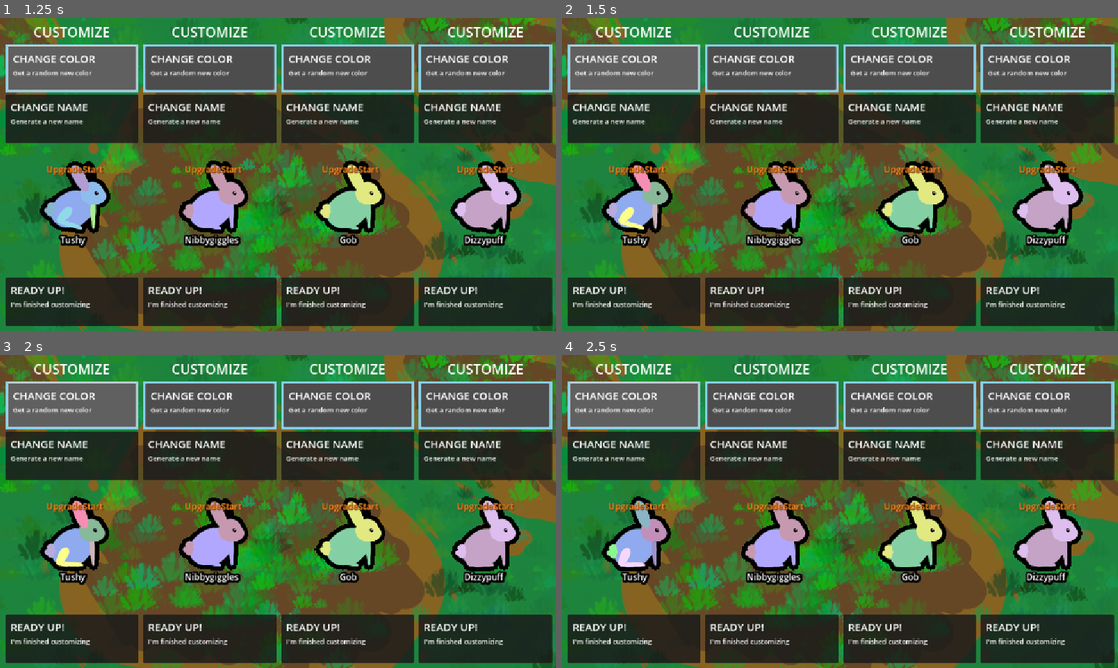
Above: before the commit, frames 1-4 (two rows, left to right).
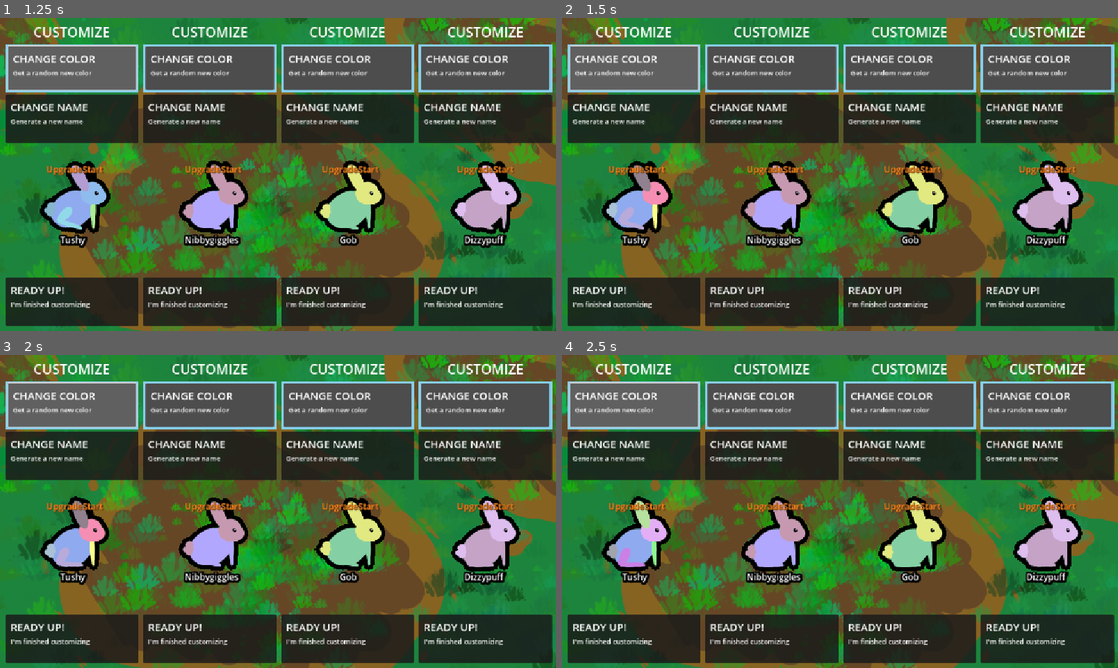
Above: after the commit, the same moments.

Repository: Galitie/tm2
Game: Godot game, scene res://test_scene.tscn
The game is run twice, just before and just after one commit, with the same random seed, the same clock (stepped at 60 frames per second) and the same inputs. Sound files missing from this copy of the repository are replaced by a short silence.
Inputs (mouse positions are in pixels of both pictures, inside the frame that each line leads up to):
- Up to frame 1 (1.25 s): click (72, 68) at 0.52 s
- Up to frame 2 (1.5 s): click (634, 68) at 1.27 s
- Up to frame 3 (2 s): no input
- Up to frame 4 (2.5 s): click (634, 405) at 2.02 s

Frame 1 is identical in both runs. In frame 2, 0.6% of the frame differs, in the area x 10-20%, y 47-68%; in frame 3, 0.6%; in frame 4, 0.6%, in the area x 8-19%, y 46-68%.

Commit message:
Glasses and cape accessories

Diff:
--- a/Cards/Resources/bigger_poops.tres
+++ b/Cards/Resources/bigger_poops.tres
@@ -1,5 +1,7 @@
-[gd_resource type="Resource" script_class="CardResourceScript" load_steps=3 format=3 uid="uid://d1mv22yolom78"]
+[gd_resource type="Resource" script_class="CardResourceScript" load_steps=4 format=3 uid="uid://d1mv22yolom78"]
 
+[ext_resource type="Script" uid="uid://bba020kqbcn8s" path="res://monster_part.gd" id="1_gc576"]
+[ext_resource type="Resource" uid="uid://dgyxeojlk6n8p" path="res://parts/monocle.tres" id="2_1evad"]
 [ext_resource type="Script" uid="uid://bfco2om6esxdu" path="res://Cards/card_info.gd" id="2_gc576"]
 
 [resource]
@@ -10,6 +12,7 @@
 state_id = "larger_poops"
 unique = true
 remove_specific_states = Array[int]([])
+parts_and_acc = Array[ExtResource("1_gc576")]([ExtResource("2_1evad")])
 attribute_1 = 0
 attribute_label_1 = ""
 attribute_amount_1 = 0
--- a/Cards/Resources/bite_lifesteal.tres
+++ b/Cards/Resources/bite_lifesteal.tres
@@ -1,7 +1,8 @@
-[gd_resource type="Resource" script_class="CardResourceScript" load_steps=3 format=3 uid="uid://3aquqn25lskq"]
+[gd_resource type="Resource" script_class="CardResourceScript" load_steps=4 format=3 uid="uid://3aquqn25lskq"]
 
 [ext_resource type="Script" uid="uid://bba020kqbcn8s" path="res://monster_part.gd" id="1_bl12o"]
 [ext_resource type="Script" uid="uid://bfco2om6esxdu" path="res://Cards/card_info.gd" id="1_syuw0"]
+[ext_resource type="Resource" uid="uid://bx10i1gwu4ue5" path="res://parts/vampire_cape.tres" id="2_0blak"]
 
 [resource]
 script = ExtResource("1_syuw0")
@@ -11,7 +12,7 @@
 state_id = "bitelifesteal"
 unique = true
 remove_specific_states = Array[int]([])
-parts_and_acc = Array[ExtResource("1_bl12o")]([])
+parts_and_acc = Array[ExtResource("1_bl12o")]([ExtResource("2_0blak")])
 attribute_1 = 3
 attribute_label_1 = "BASE DMG"
 attribute_amount_1 = 3
--- a/Cards/Resources/blocker.tres
+++ b/Cards/Resources/blocker.tres
@@ -1,6 +1,8 @@
-[gd_resource type="Resource" script_class="CardResourceScript" load_steps=3 format=3 uid="uid://dowb4h6fynu1t"]
+[gd_resource type="Resource" script_class="CardResourceScript" load_steps=4 format=3 uid="uid://dowb4h6fynu1t"]
 
+[ext_resource type="Script" uid="uid://bba020kqbcn8s" path="res://monster_part.gd" id="1_14mfg"]
 [ext_resource type="Script" uid="uid://bfco2om6esxdu" path="res://Cards/card_info.gd" id="2_14mfg"]
+[ext_resource type="Resource" uid="uid://cnbvwuuu8otcb" path="res://parts/turtle_shell.tres" id="2_af6g1"]
 
 [resource]
 script = ExtResource("2_14mfg")
@@ -10,6 +12,7 @@
 state_id = "blocker"
 unique = false
 remove_specific_states = Array[int]([])
+parts_and_acc = Array[ExtResource("1_14mfg")]([ExtResource("2_af6g1")])
 attribute_1 = 0
 attribute_label_1 = ""
 attribute_amount_1 = 0
--- a/Cards/Resources/double_dmg.tres
+++ b/Cards/Resources/double_dmg.tres
@@ -1,5 +1,7 @@
-[gd_resource type="Resource" script_class="CardResourceScript" load_steps=3 format=3 uid="uid://d4m0ycr7geqti"]
+[gd_resource type="Resource" script_class="CardResourceScript" load_steps=4 format=3 uid="uid://d4m0ycr7geqti"]
 
+[ext_resource type="Script" uid="uid://bba020kqbcn8s" path="res://monster_part.gd" id="1_pyie5"]
+[ext_resource type="Resource" uid="uid://bbl3gfk2tdsed" path="res://parts/sick_shades.tres" id="2_2hs6l"]
 [ext_resource type="Script" uid="uid://bfco2om6esxdu" path="res://Cards/card_info.gd" id="2_pyie5"]
 
 [resource]
@@ -10,6 +12,7 @@
 state_id = "dbl_dmg"
 unique = true
 remove_specific_states = Array[int]([])
+parts_and_acc = Array[ExtResource("1_pyie5")]([ExtResource("2_2hs6l")])
 attribute_1 = 0
 attribute_label_1 = ""
 attribute_amount_1 = 0
--- a/Cards/Resources/focused.tres
+++ b/Cards/Resources/focused.tres
@@ -1,6 +1,8 @@
-[gd_resource type="Resource" script_class="CardResourceScript" load_steps=3 format=3 uid="uid://cr0ughlj0g43p"]
+[gd_resource type="Resource" script_class="CardResourceScript" load_steps=4 format=3 uid="uid://cr0ughlj0g43p"]
 
+[ext_resource type="Script" uid="uid://bba020kqbcn8s" path="res://monster_part.gd" id="1_k72it"]
 [ext_resource type="Script" uid="uid://bfco2om6esxdu" path="res://Cards/card_info.gd" id="1_lnc4m"]
+[ext_resource type="Resource" uid="uid://cwa076t5bv4ir" path="res://parts/fat_mallard.tres" id="2_2buue"]
 
 [resource]
 script = ExtResource("1_lnc4m")
@@ -10,6 +12,7 @@
 state_id = ""
 unique = true
 remove_specific_states = Array[int]([2])
+parts_and_acc = Array[ExtResource("1_k72it")]([ExtResource("2_2buue")])
 attribute_1 = 0
 attribute_label_1 = ""
 attribute_amount_1 = 0
--- a/bunny.tscn
+++ b/bunny.tscn
@@ -9,9 +9,11 @@
 [ext_resource type="Texture2D" uid="uid://k34rdlg3wyet" path="res://parts/bunny_eye.png" id="6_jsbfh"]
 [ext_resource type="Shader" uid="uid://3uoclq0ivabh" path="res://back.gdshader" id="6_vonwv"]
 [ext_resource type="Texture2D" uid="uid://d0olomib4o3l5" path="res://parts/bunny_hindleg.png" id="7_qx6ai"]
+[ext_resource type="Texture2D" uid="uid://csfnvshi7c1bf" path="res://parts/monocle.png" id="8_6sma1"]
 [ext_resource type="Texture2D" uid="uid://c7b3youy14o4l" path="res://parts/bunny_tail.png" id="8_jsbfh"]
 [ext_resource type="AnimationLibrary" uid="uid://b227pe6g7ai2g" path="res://bunny_anim.tres" id="11_11snv"]
 [ext_resource type="Texture2D" uid="uid://b5r4wfwwjtybl" path="res://parts/bunny_outline.png" id="11_76uj3"]
+[ext_resource type="Texture2D" uid="uid://djmbj2s1ovlvo" path="res://parts/turtle_shell.png" id="11_km0dj"]
 
 [sub_resource type="ShaderMaterial" id="ShaderMaterial_qx6ai"]
 shader = ExtResource("1_g7ptr")
@@ -94,6 +96,17 @@
 offset = Vector2(-9.09, -27.42)
 metadata/_edit_lock_ = true
 
+[node name="GLASSES" type="Node2D" parent="BODY/HEAD/HEAD_anim_offset"]
+position = Vector2(31.53, -15.52)
+
+[node name="GLASSES_anim_offset" type="Node2D" parent="BODY/HEAD/HEAD_anim_offset/GLASSES"]
+rotation = 0.226893
+
+[node name="sprite" type="Sprite2D" parent="BODY/HEAD/HEAD_anim_offset/GLASSES/GLASSES_anim_offset"]
+texture = ExtResource("8_6sma1")
+offset = Vector2(-7.9, 15.73)
+metadata/_edit_lock_ = true
+
 [node name="FORELEG" type="Node2D" parent="BODY"]
 position = Vector2(39, -17)
 
@@ -148,6 +161,16 @@
 offset = Vector2(-10.595, -1.035)
 metadata/_edit_lock_ = true
 
+[node name="CAPE" type="Node2D" parent="BODY"]
+position = Vector2(-15.065, -31.86)
+
+[node name="CAPE_anim_offset" type="Node2D" parent="BODY/CAPE"]
+
+[node name="sprite" type="Sprite2D" parent="BODY/CAPE/CAPE_anim_offset"]
+texture = ExtResource("11_km0dj")
+offset = Vector2(-0.91, 9.585)
+metadata/_edit_lock_ = true
+
 [node name="hurtbox" type="Area2D" parent="BODY" groups=["HurtBox"]]
 visible = false
 metadata/_edit_lock_ = true
--- a/bunny_anim.tres
+++ b/bunny_anim.tres
@@ -301,6 +301,54 @@
 "transitions": PackedFloat32Array(1),
 "update": 0,
 "values": [0.226893]
+}
+tracks/25/type = "value"
+tracks/25/imported = false
+tracks/25/enabled = true
+tracks/25/path = NodePath("BODY/CAPE/CAPE_anim_offset:position")
+tracks/25/interp = 1
+tracks/25/loop_wrap = true
+tracks/25/keys = {
+"times": PackedFloat32Array(0),
+"transitions": PackedFloat32Array(1),
+"update": 0,
+"values": [Vector2(0, 0)]
+}
+tracks/26/type = "value"
+tracks/26/imported = false
+tracks/26/enabled = true
+tracks/26/path = NodePath("BODY/CAPE/CAPE_anim_offset:rotation")
+tracks/26/interp = 1
+tracks/26/loop_wrap = true
+tracks/26/keys = {
+"times": PackedFloat32Array(0),
+"transitions": PackedFloat32Array(1),
+"update": 0,
+"values": [0.0]
+}
+tracks/27/type = "value"
+tracks/27/imported = false
+tracks/27/enabled = true
+tracks/27/path = NodePath("BODY/HEAD/HEAD_anim_offset/GLASSES/GLASSES_anim_offset:rotation")
+tracks/27/interp = 1
+tracks/27/loop_wrap = true
+tracks/27/keys = {
+"times": PackedFloat32Array(0),
+"transitions": PackedFloat32Array(1),
+"update": 0,
+"values": [0.226893]
+}
+tracks/28/type = "value"
+tracks/28/imported = false
+tracks/28/enabled = true
+tracks/28/path = NodePath("BODY/HEAD/HEAD_anim_offset/GLASSES/GLASSES_anim_offset:position")
+tracks/28/interp = 1
+tracks/28/loop_wrap = true
+tracks/28/keys = {
+"times": PackedFloat32Array(0),
+"transitions": PackedFloat32Array(1),
+"update": 0,
+"values": [Vector2(0, 0)]
 }
 
 [sub_resource type="Animation" id="Animation_76uj3"]
@@ -2849,6 +2897,30 @@
 "update": 0,
 "values": [0.226893]
 }
+tracks/22/type = "value"
+tracks/22/imported = false
+tracks/22/enabled = true
+tracks/22/path = NodePath("BODY/CAPE/CAPE_anim_offset:rotation")
+tracks/22/interp = 1
+tracks/22/loop_wrap = true
+tracks/22/keys = {
+"times": PackedFloat32Array(0),
+"transitions": PackedFloat32Array(1),
+"update": 0,
+"values": [0.0]
+}
+tracks/23/type = "value"
+tracks/23/imported = false
+tracks/23/enabled = true
+tracks/23/path = NodePath("BODY/CAPE/CAPE_anim_offset:position")
+tracks/23/interp = 1
+tracks/23/loop_wrap = true
+tracks/23/keys = {
+"times": PackedFloat32Array(0),
+"transitions": PackedFloat32Array(1),
+"update": 0,
+"values": [Vector2(0, 0)]
+}
 
 [sub_resource type="Animation" id="Animation_g5rs1"]
 resource_name = "walk"
--- a/monster_generation.gd
+++ b/monster_generation.gd
@@ -48,6 +48,10 @@
 				part_sprite.self_modulate = monster.base_color
 			MonsterPart.PART_TYPE.HAT:
 				pass
+			MonsterPart.PART_TYPE.CAPE:
+				pass
+			MonsterPart.PART_TYPE.GLASSES:
+				pass
 			_:
 				part_sprite.self_modulate = monster.secondary_color
 
@@ -140,12 +144,19 @@
 	for connection: MonsterConnection in new_part.connections:
 		var part: MonsterPart = null
 
-		if connection.part_type == MonsterPart.PART_TYPE.HAT:
-			#part = accessories[0];
-			part = MonsterPart.new()
-			part.type = MonsterPart.PART_TYPE.HAT
-		else:
-			part = GetRandomPart(connection.part_type)
+		# TODO: This can be better
+		match connection.part_type:
+			MonsterPart.PART_TYPE.HAT:
+				part = MonsterPart.new()
+				part.type = MonsterPart.PART_TYPE.HAT
+			MonsterPart.PART_TYPE.CAPE:
+				part = MonsterPart.new()
+				part.type = MonsterPart.PART_TYPE.CAPE
+			MonsterPart.PART_TYPE.GLASSES:
+				part = MonsterPart.new()
+				part.type = MonsterPart.PART_TYPE.GLASSES
+			_:
+				part = GetRandomPart(connection.part_type)
 
 		var part_node: Node2D = Generate(monster, new_part_node, part, connection, new_part)
 
--- a/monster_part.gd
+++ b/monster_part.gd
@@ -2,7 +2,7 @@
 extends Resource
 
 enum MONSTER_TYPE { ACCESSORY, BUNNY, BAT }
-enum PART_TYPE { BODY, HEAD, EAR, TAIL, ARM, FORELEG, HINDLEG, EYE, HAT }
+enum PART_TYPE { BODY, HEAD, EAR, TAIL, ARM, FORELEG, HINDLEG, EYE, HAT, CAPE, GLASSES }
 
 @export var monster_type: MONSTER_TYPE
 @export var type : PART_TYPE
--- a/parts/bunny_body.tres
+++ b/parts/bunny_body.tres
@@ -46,13 +46,20 @@
 is_back = false
 metadata/_custom_type_script = "uid://cgcguylqkisf"
 
+[sub_resource type="Resource" id="Resource_id7lv"]
+script = ExtResource("1_f4dbq")
+part_type = 9
+position = Vector2(-15.065, -31.86)
+is_back = false
+metadata/_custom_type_script = "uid://cgcguylqkisf"
+
 [resource]
 script = ExtResource("1_relyp")
 monster_type = 1
 type = 0
 texture = ExtResource("2_fcibb")
 offset = Vector2(0, 0)
-connections = Array[ExtResource("1_f4dbq")]([SubResource("Resource_f4dbq"), SubResource("Resource_3b2q1"), SubResource("Resource_3vuqk"), SubResource("Resource_f06q4"), SubResource("Resource_c0o7f"), SubResource("Resource_4b4xw")])
+connections = Array[ExtResource("1_f4dbq")]([SubResource("Resource_f4dbq"), SubResource("Resource_3b2q1"), SubResource("Resource_3vuqk"), SubResource("Resource_f06q4"), SubResource("Resource_c0o7f"), SubResource("Resource_4b4xw"), SubResource("Resource_id7lv")])
 hurtbox_offset = Vector2(-1.075, -2.725)
 hurtbox_size = Vector2(89.255, 77.36)
 metadata/_custom_type_script = "uid://bba020kqbcn8s"
--- a/parts/bunny_head.tres
+++ b/parts/bunny_head.tres
@@ -32,13 +32,20 @@
 is_back = false
 metadata/_custom_type_script = "uid://cgcguylqkisf"
 
+[sub_resource type="Resource" id="Resource_6e3r8"]
+script = ExtResource("1_qcste")
+part_type = 10
+position = Vector2(31.53, -15.52)
+is_back = false
+metadata/_custom_type_script = "uid://cgcguylqkisf"
+
 [resource]
 script = ExtResource("1_b3st4")
 monster_type = 1
 type = 1
 texture = ExtResource("2_md67m")
 offset = Vector2(18.39, -15.195)
-connections = Array[ExtResource("1_qcste")]([SubResource("Resource_wweit"), SubResource("Resource_jm6j1"), SubResource("Resource_t57dc"), SubResource("Resource_qcste")])
+connections = Array[ExtResource("1_qcste")]([SubResource("Resource_wweit"), SubResource("Resource_jm6j1"), SubResource("Resource_t57dc"), SubResource("Resource_qcste"), SubResource("Resource_6e3r8")])
 hurtbox_offset = Vector2(0, 0)
 hurtbox_size = Vector2(0, 0)
 metadata/_custom_type_script = "uid://bba020kqbcn8s"
--- /dev/null
+++ b/parts/fat_mallard.tres
@@ -0,0 +1,16 @@
+[gd_resource type="Resource" script_class="MonsterPart" load_steps=4 format=3 uid="uid://cwa076t5bv4ir"]
+
+[ext_resource type="Script" uid="uid://cgcguylqkisf" path="res://monster_connection.gd" id="1_xgpa6"]
+[ext_resource type="Script" uid="uid://bba020kqbcn8s" path="res://monster_part.gd" id="2_hdfau"]
+[ext_resource type="Texture2D" uid="uid://byi6oqbecy5pc" path="res://parts/fat_mallard.png" id="3_xgpa6"]
+
+[resource]
+script = ExtResource("2_hdfau")
+monster_type = 0
+type = 9
+texture = ExtResource("3_xgpa6")
+offset = Vector2(-6.665, -16.095)
+connections = Array[ExtResource("1_xgpa6")]([])
+hurtbox_offset = Vector2(0, 0)
+hurtbox_size = Vector2(0, 0)
+metadata/_custom_type_script = "uid://bba020kqbcn8s"
--- /dev/null
+++ b/parts/monocle.tres
@@ -0,0 +1,16 @@
+[gd_resource type="Resource" script_class="MonsterPart" load_steps=4 format=3 uid="uid://dgyxeojlk6n8p"]
+
+[ext_resource type="Script" uid="uid://cgcguylqkisf" path="res://monster_connection.gd" id="1_i83kx"]
+[ext_resource type="Script" uid="uid://bba020kqbcn8s" path="res://monster_part.gd" id="2_acmrp"]
+[ext_resource type="Texture2D" uid="uid://csfnvshi7c1bf" path="res://parts/monocle.png" id="3_i83kx"]
+
+[resource]
+script = ExtResource("2_acmrp")
+monster_type = 0
+type = 10
+texture = ExtResource("3_i83kx")
+offset = Vector2(-7.9, 15.73)
+connections = Array[ExtResource("1_i83kx")]([])
+hurtbox_offset = Vector2(0, 0)
+hurtbox_size = Vector2(0, 0)
+metadata/_custom_type_script = "uid://bba020kqbcn8s"
--- /dev/null
+++ b/parts/sick_shades.tres
@@ -0,0 +1,16 @@
+[gd_resource type="Resource" script_class="MonsterPart" load_steps=4 format=3 uid="uid://bbl3gfk2tdsed"]
+
+[ext_resource type="Script" uid="uid://cgcguylqkisf" path="res://monster_connection.gd" id="1_yhuba"]
+[ext_resource type="Script" uid="uid://bba020kqbcn8s" path="res://monster_part.gd" id="2_34ke6"]
+[ext_resource type="Texture2D" uid="uid://dudiampk5bw4f" path="res://parts/sick_shades.png" id="3_yhuba"]
+
+[resource]
+script = ExtResource("2_34ke6")
+monster_type = 0
+type = 10
+texture = ExtResource("3_yhuba")
+offset = Vector2(-11.21, -6.365)
+connections = Array[ExtResource("1_yhuba")]([])
+hurtbox_offset = Vector2(0, 0)
+hurtbox_size = Vector2(0, 0)
+metadata/_custom_type_script = "uid://bba020kqbcn8s"
--- /dev/null
+++ b/parts/turtle_shell.tres
@@ -0,0 +1,16 @@
+[gd_resource type="Resource" script_class="MonsterPart" load_steps=4 format=3 uid="uid://cnbvwuuu8otcb"]
+
+[ext_resource type="Script" uid="uid://cgcguylqkisf" path="res://monster_connection.gd" id="1_0evlk"]
+[ext_resource type="Script" uid="uid://bba020kqbcn8s" path="res://monster_part.gd" id="2_jttrt"]
+[ext_resource type="Texture2D" uid="uid://djmbj2s1ovlvo" path="res://parts/turtle_shell.png" id="3_0evlk"]
+
+[resource]
+script = ExtResource("2_jttrt")
+monster_type = 0
+type = 9
+texture = ExtResource("3_0evlk")
+offset = Vector2(-0.91, 9.585)
+connections = Array[ExtResource("1_0evlk")]([])
+hurtbox_offset = Vector2(0, 0)
+hurtbox_size = Vector2(0, 0)
+metadata/_custom_type_script = "uid://bba020kqbcn8s"
--- /dev/null
+++ b/parts/vampire_cape.tres
@@ -0,0 +1,16 @@
+[gd_resource type="Resource" script_class="MonsterPart" load_steps=4 format=3 uid="uid://bx10i1gwu4ue5"]
+
+[ext_resource type="Script" uid="uid://cgcguylqkisf" path="res://monster_connection.gd" id="1_m5mtj"]
+[ext_resource type="Script" uid="uid://bba020kqbcn8s" path="res://monster_part.gd" id="2_75vj0"]
+[ext_resource type="Texture2D" uid="uid://cf7w0c7ato6jd" path="res://parts/vampire_cape.png" id="3_m5mtj"]
+
+[resource]
+script = ExtResource("2_75vj0")
+monster_type = 0
+type = 9
+texture = ExtResource("3_m5mtj")
+offset = Vector2(14.335, 19.7)
+connections = Array[ExtResource("1_m5mtj")]([])
+hurtbox_offset = Vector2(0, 0)
+hurtbox_size = Vector2(0, 0)
+metadata/_custom_type_script = "uid://bba020kqbcn8s"
Not shown: 1 places in bunny.tscn that only renumber resources
Not shown: 1 places in parts/bunny_body.tres that only renumber resources
Not shown: 1 places in parts/bunny_head.tres that only renumber resources
Binary file added: parts/fat_mallard.png
Not shown, added: parts/fat_mallard.png.import
Binary file added: parts/monocle.png
Not shown, added: parts/monocle.png.import
Binary file added: parts/sick_shades.png
Not shown, added: parts/sick_shades.png.import
Binary file added: parts/turtle_shell.png
Not shown, added: parts/turtle_shell.png.import
Binary file added: parts/vampire_cape.png
(and 4 more such lines)
